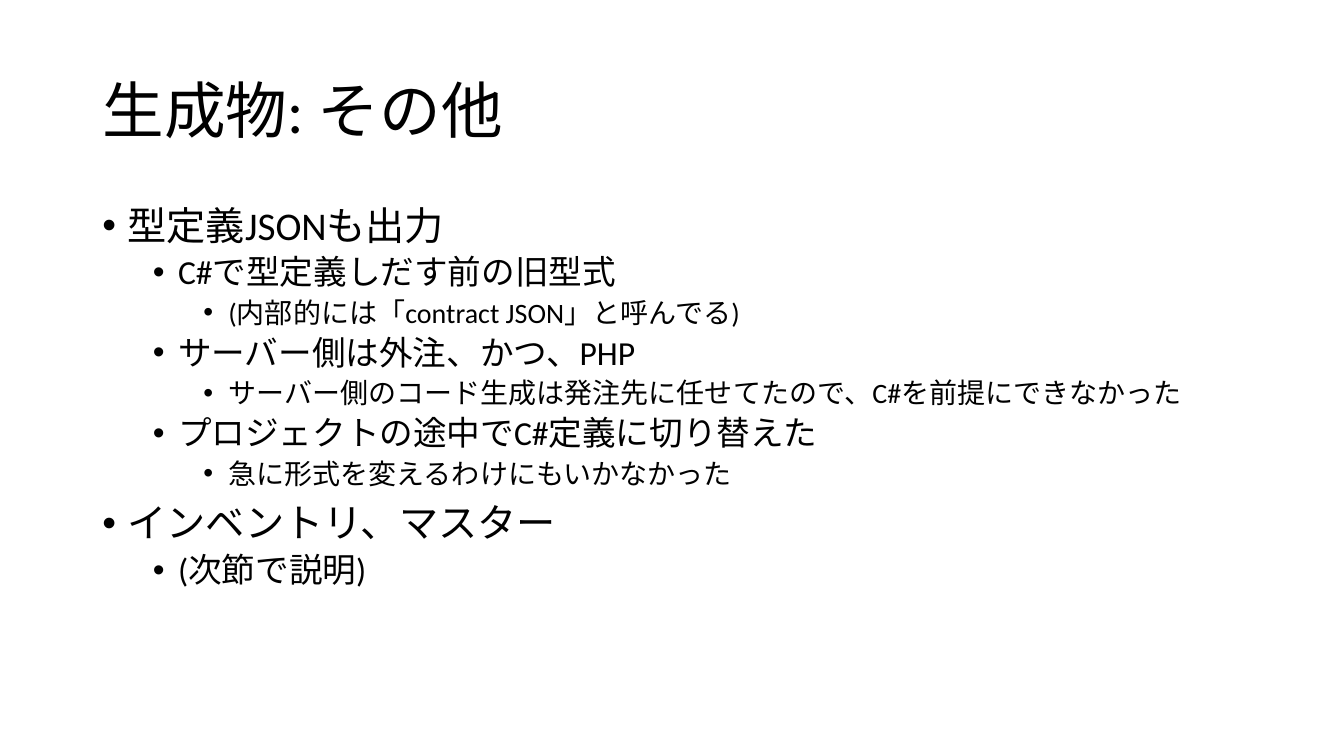
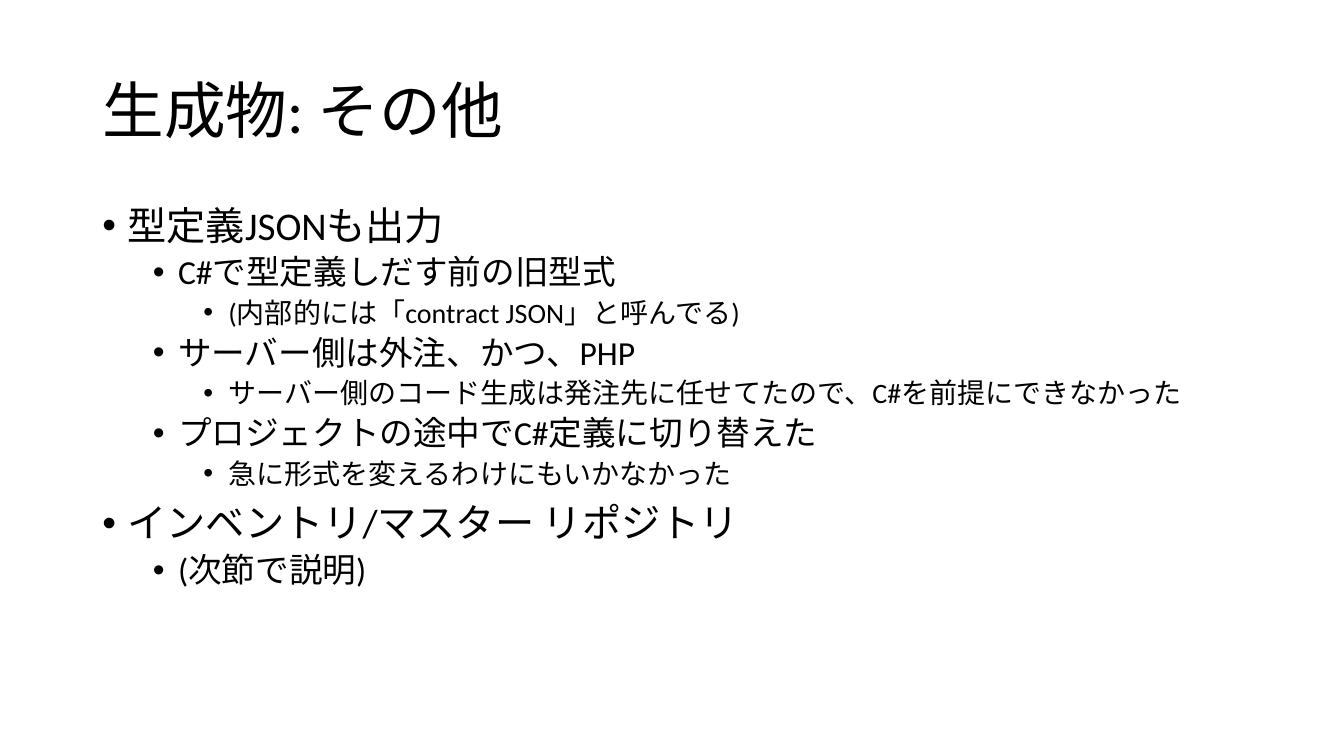
Before and after one commit to ppcuni/UnityCsharp20150321, a slide deck: slide 52 of doc/自社フレームワーク.pptx. Drawn at 1344x756 pixels with LibreOffice and Linux fonts; fonts in the diff are those of the drawing. Boxes give left, top, right and bottom in pixels: in the first picture for what was removed or moved away, otherwise in the second. Text is boxed around its words. In the diff, an @@ line names an element or a change of style, - is before the commit and + after.

Commit message:
インベントリ の説明完成

```diff
--- a/doc/自社フレームワーク.pptx
+++ b/doc/自社フレームワーク.pptx
@@ text at bbox=[128, 503, 739, 539]: text changed @@
-• インベントリ、マスター
+• インベントリ/マスター リポジトリ
```
Also in this commit, not shown: 1 other slide changed, 10 slides added, 5 slides removed.
